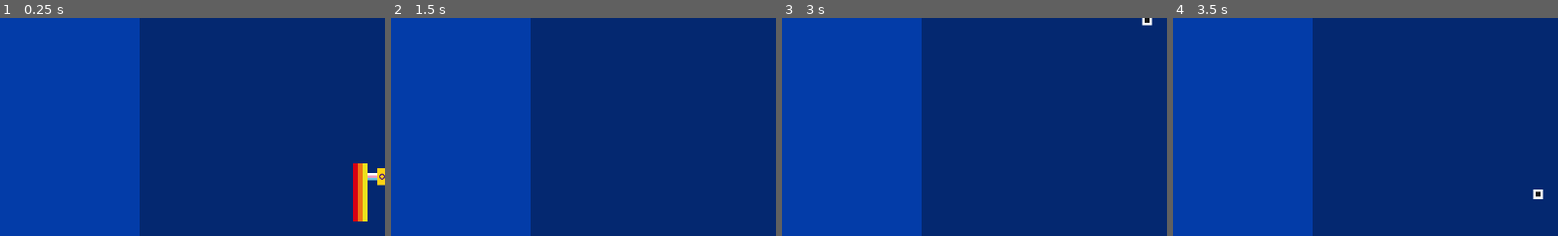
Above: before the commit, frames 1-4 (left to right).
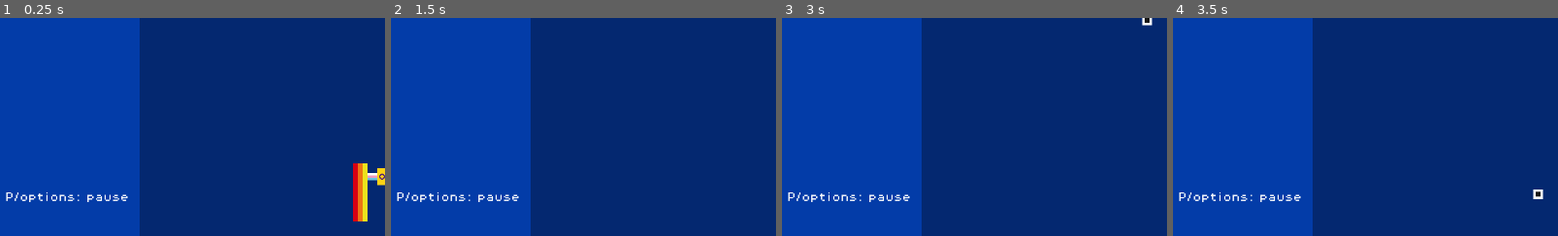
Above: after the commit, the same moments.

Repository: yndajas/qgjam-2023
Game: Godot game, scene res://main.tscn
The game is run twice, just before and just after one commit, with the same random seed, the same clock (stepped at 60 frames per second) and the same inputs. The project has no main scene, so this scene is started directly.
Inputs:
- Up to frame 1 (0.25 s): no input
- Up to frame 2 (1.5 s): hold Right (move_right) 0.53-1.28 s; hold Space (fire) 0.53-1.28 s; hold Left (move_left) from 1.28 s (still down); tap Space (fire) at 1.35 s
- Up to frame 3 (3 s): release Left (move_left) at 2.03 s; hold Space (fire) 2.03-2.78 s; hold Right (move_right) from 2.03 s (still down); tap Space (fire) at 2.85 s
- Up to frame 4 (3.5 s): keep holding Right (move_right)
The pictures show only the part of the screen within x 0-50%, y 50-100%; the shares and areas given below are measured in that part.

The runs differ from the first frame. In frame 1, 0.5% of the frame differs, in the area x 1-34%, y 80-85%; in frame 2, 0.5%; in frame 3, 0.5%; in frame 4, 0.5%.

Commit message:
Add controls text
This might be moved or removed depending on what I end up adding

Diff:
--- a/main.tscn
+++ b/main.tscn
@@ -47,4 +47,14 @@
 bbcode_enabled = true
 text = "[center]Solidarity"
 
+[node name="ControlsText" type="RichTextLabel" parent="InformationPanel"]
+layout_mode = 0
+offset_top = 648.0
+offset_right = 240.0
+offset_bottom = 664.0
+theme = ExtResource("3_fo0jw")
+theme_override_font_sizes/normal_font_size = 16
+bbcode_enabled = true
+text = "[center]P/options: pause"
+
 [connection signal="timeout" from="EnemySpawnTimer" to="." method="_on_enemy_spawn_timer_timeout"]
--- a/scripts/global.gd
+++ b/scripts/global.gd
@@ -3,6 +3,7 @@
 const CHARACTER_GUN_OFFSET: int = 40
 const EXPECTED_BULLET_EDGE_OFFSET: int = 8
 const FLAG_SCALE: int = 4
+const FLAG_SPRITE_COUNT: int = 14
 const FLAG_SPRITE_HEIGHT: int = 12
 const FLAG_SPRITE_WIDTH: int = 16
 const EXPECTED_FLAG_HEIGHT: int = FLAG_SPRITE_HEIGHT * FLAG_SCALE
@@ -10,6 +11,7 @@
 const EXPECTED_FLAG_EDGE_OFFSET_X: int = roundi(EXPECTED_FLAG_WIDTH / 2.0)
 const EXPECTED_FLAG_EDGE_OFFSET_Y: int = roundi(EXPECTED_FLAG_HEIGHT / 2.0)
 const FLAG_RENDER_GRID_GAP: int = 16
+const FLAG_RENDER_MAXIMUM_ROWS: int = ceili(FLAG_SPRITE_COUNT / 2.0)
 const FLAG_SPRITE_GRID_GAP: int = 1
 const PLAYABLE_BOTTOM_EDGE: int = 720
 const PLAYABLE_LEFT_EDGE: int = 240
@@ -19,4 +21,11 @@
 	(PLAYABLE_LEFT_EDGE - (EXPECTED_FLAG_WIDTH * 2 + FLAG_RENDER_GRID_GAP)) / 2.0
 )
 const FLAG_AREA_START_Y: int = 192
+const EXPECTED_FLAG_AREA_END_Y: int = (
+	FLAG_AREA_START_Y
+	+ (
+		(FLAG_RENDER_MAXIMUM_ROWS - 1) * (EXPECTED_FLAG_HEIGHT + FLAG_RENDER_GRID_GAP)
+		+ EXPECTED_FLAG_HEIGHT
+	)
+)
 var bullet_scene: PackedScene = preload("res://scenes/bullet.tscn")
--- a/scripts/main.gd
+++ b/scripts/main.gd
@@ -5,6 +5,7 @@
 var flag_scene: PackedScene = preload("res://scenes/flag.tscn")
 var uncollected_flags: Array[int] = [0, 1, 2, 3, 4, 5, 6, 7, 8, 9, 10, 11, 12, 13]
 var score: int = 0
+@onready var controls_text: RichTextLabel = $InformationPanel/ControlsText
 @onready var converts_count_text: RichTextLabel = $InformationPanel/ConvertsCountText
 @onready var enemy_spawn_timer: Timer = $EnemySpawnTimer
 @onready var information_panel: ColorRect = $InformationPanel
@@ -59,6 +60,7 @@
 	information_panel.size.x = Global.PLAYABLE_LEFT_EDGE
 	for panel_child in information_panel.get_children():
 		panel_child.size.x = Global.PLAYABLE_LEFT_EDGE
+	controls_text.global_position = Vector2(0, Global.EXPECTED_FLAG_AREA_END_Y + 24)
 	update_score_counter()
 
 
